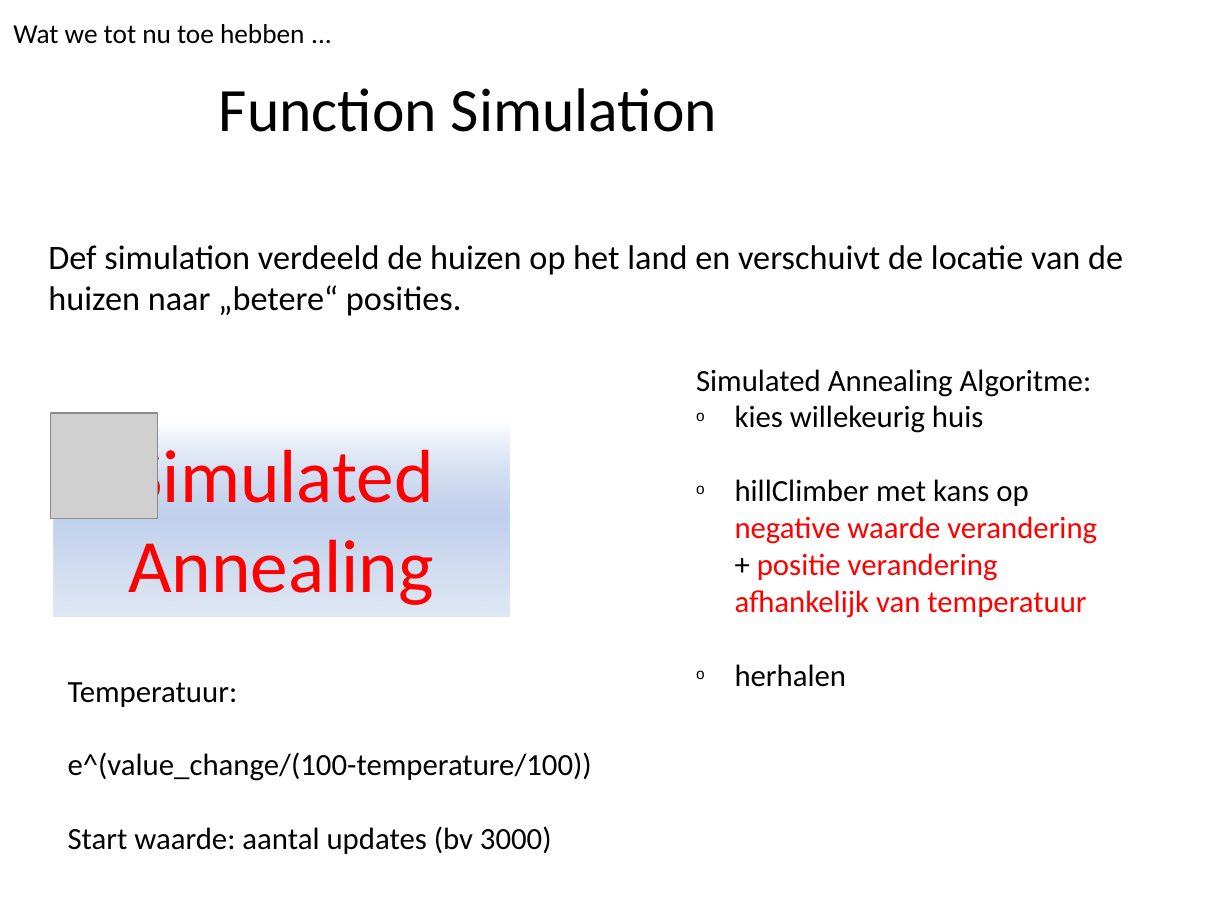
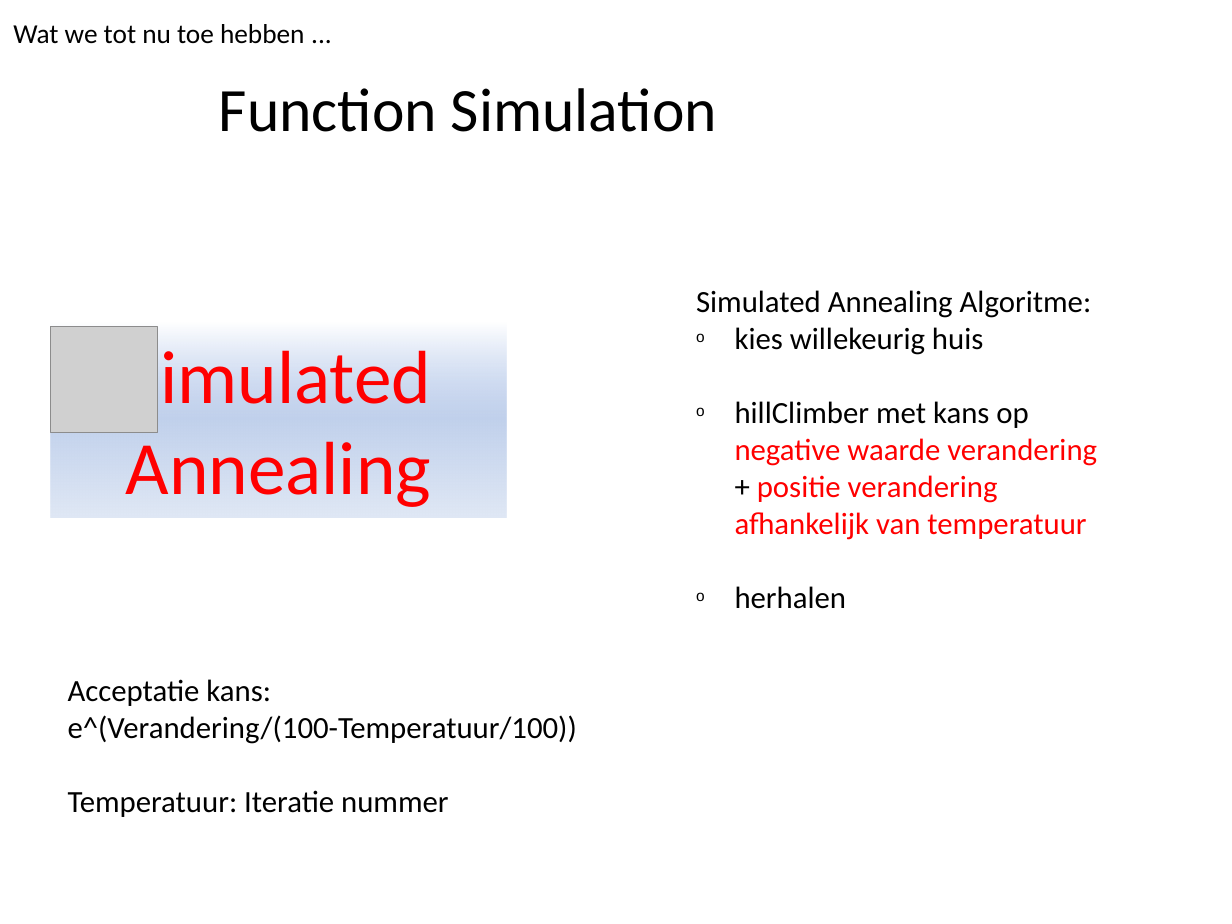
Before and after one commit to Duncannn/ProgrammeerTheorie, a slide deck: slide 16 of docs/Amstelhaege.pptx (slide 17 before the commit). Drawn at 1232x924 pixels with LibreOffice and Linux fonts; fonts in the diff are those of the drawing; grey boxes stand for pictures; background and template pictures are left out. Boxes give left, top, right and bottom in pixels: in the first picture for what was removed or moved away, otherwise in the second. Text is boxed around its words. In the diff, an @@ line names an element or a change of style, - is before the commit and + after.

```diff
--- a/docs/Amstelhaege.pptx
+++ b/docs/Amstelhaege.pptx
@@ text removed at bbox=[48, 245, 1123, 316] @@
-Def simulation verdeeld de huizen op het land en verschuivt de locatie van de huizen naar „betere“ posities.
@@ text "Simulated Annealing Algoritme:": place and size @@
-text "Simulated Annealing Algoritme:" at bbox=[696, 369, 1097, 687]
+text "Simulated Annealing Algoritme:" at bbox=[696, 290, 1097, 609]
@@ picture: place and size @@
-picture at bbox=[51, 413, 158, 519]
+picture at bbox=[51, 326, 158, 432]
@@ rectangle "Simulated Annealing": place and size @@
-rectangle "Simulated Annealing" at bbox=[53, 421, 509, 616]
+rectangle "Simulated Annealing" at bbox=[51, 323, 506, 517]
@@ text removed at bbox=[68, 682, 592, 854] @@
-Temperatuur:
-e^(value_change/(100-temperature/100))
-Start waarde: aantal updates (bv 3000)
@@ text added at bbox=[68, 679, 577, 817], 18 pt, text #000000 @@
+Acceptatie kans:
+e^(Verandering/(100-Temperatuur/100))
+Temperatuur: Iteratie nummer
```
Also in this commit, not shown: 4 other slides changed.
